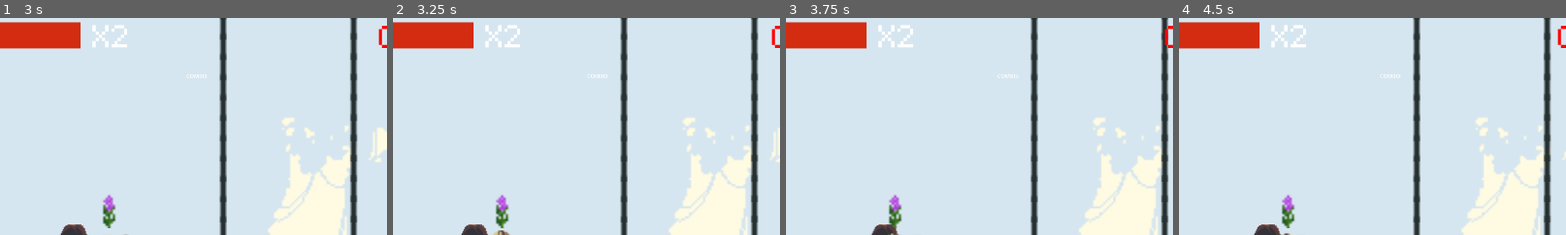
Above: before the commit, frames 1-4 (left to right).
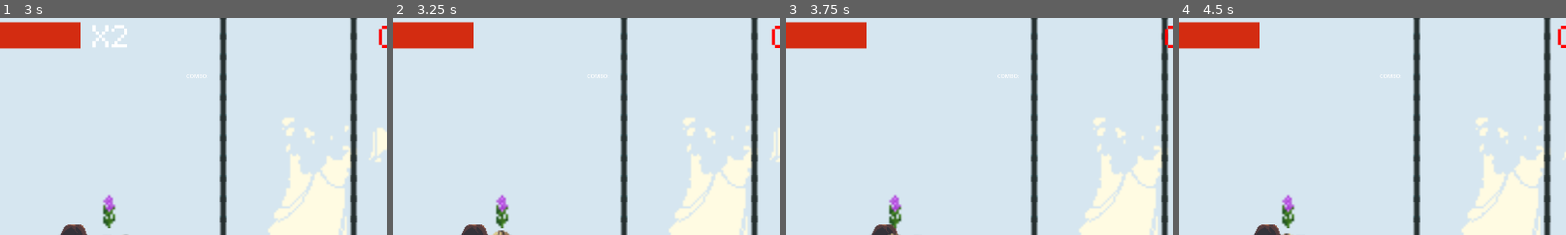
Above: after the commit, the same moments.

Repository: ako3131/traj-flower-frenzy
Game: Godot game, scene res://scenes/main_menu.tscn
Two runs of this game, one before a commit and one after it. Both use one fixed random seed, a clock stepped at 60 frames per second and the inputs below. Sound files missing from this copy of the repository are replaced by a short silence.
Inputs (mouse positions are % of the whole screen's width and height, from its top left):
- Up to frame 1 (3 s): click "Start" at 0.5 s; move the mouse to (72, 45) at 1.27 s; hold D (right) 1.28-2 s; tap J (attack) at 1.35, 2.85 s; click (72, 45) at 1.42 s; tap Space (jump) at 1.52 s; tap K (power_attack) at 1.55 s; drag from (30, 55) to (45, 70) at 2.02 s; move the mouse to (60, 28) at 2.77 s; hold A (left) from 2.78 s (still down)
- Up to frame 2 (3.25 s): keep holding A (left); tap K (power_attack) at 3.05 s
- Up to frame 3 (3.75 s): release A (left) at 3.5 s; drag from (45, 70) to (20, 35) at 3.52 s
- Up to frame 4 (4.5 s): move the mouse to (80, 65) at 4.27 s; hold D (right) from 4.28 s (still down); hold Shift (sprint) from 4.28 s (still down)
The pictures show only the part of the screen within x 35-84%, y 3-53%; the shares and areas given below are measured in that part.

Frame 1 is identical in both runs. In frame 2, 0.3% of the frame differs, in the area x 23-33%, y 3-14%; in frame 3, 0.3%; in frame 4, 0.3%.

Commit message:
fixed power up

Diff:
--- a/Flower-Frenzy-main/scripts/coco.gd
+++ b/Flower-Frenzy-main/scripts/coco.gd
@@ -45,6 +45,9 @@
 		$PowerAttackArea.monitoring = true
 		print("power attack button pressed")
 		return
+
+	if Input.is_action_just_released("power_attack"):
+		close_power_up()
 
 	# Handle attack
 	if Input.is_action_just_pressed("attack") and not is_attacking:
@@ -149,9 +152,10 @@
 		$combo_label.make_label_red()
 
 func close_power_up():
+	print("power up closed")
 	power_up_enabled = false
 	hit_count = 0
-	$AttackArea.monitoring = false
+	$PowerAttackArea.monitoring = false
 	$combo_label.make_label_white()
 	$combo_label.update_combo()
 
@@ -180,7 +184,6 @@
 		take_damage(body.power)
 
 func _on_power_attack_area_body_entered(body: Node2D) -> void:
-	print("power attack area saw enemy")
 	if body.is_in_group("enemy"):
 		print("power attacked enemy")
 		# Knockback calculation (now includes knock_back_distance multiplier)
